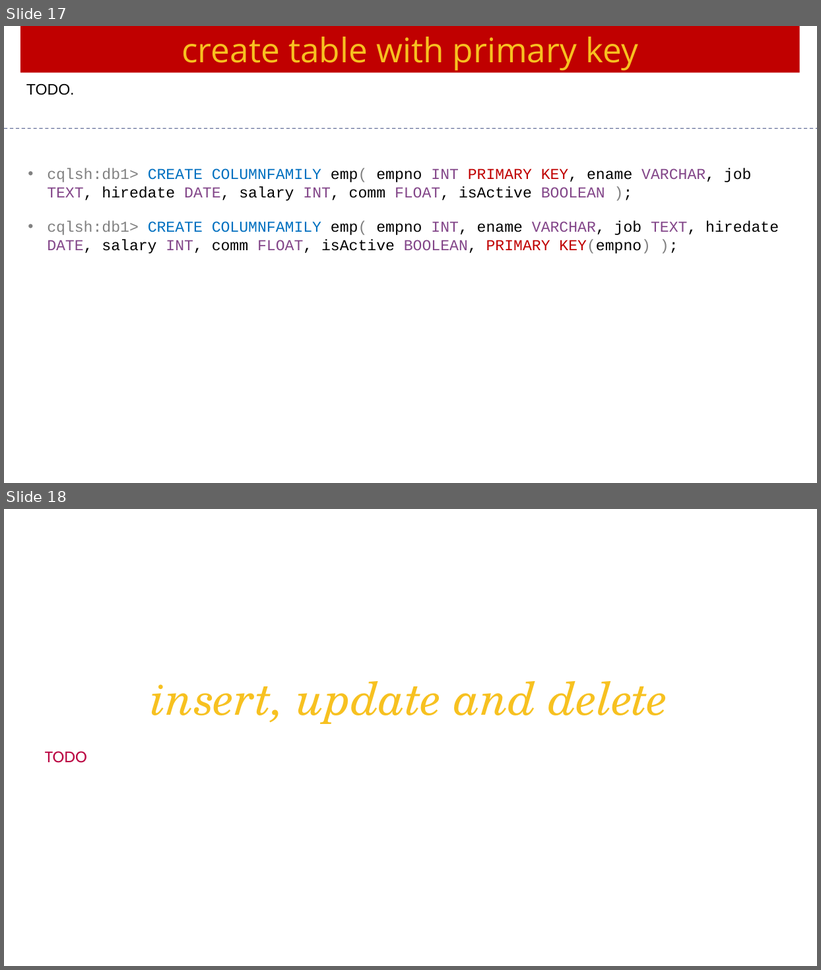
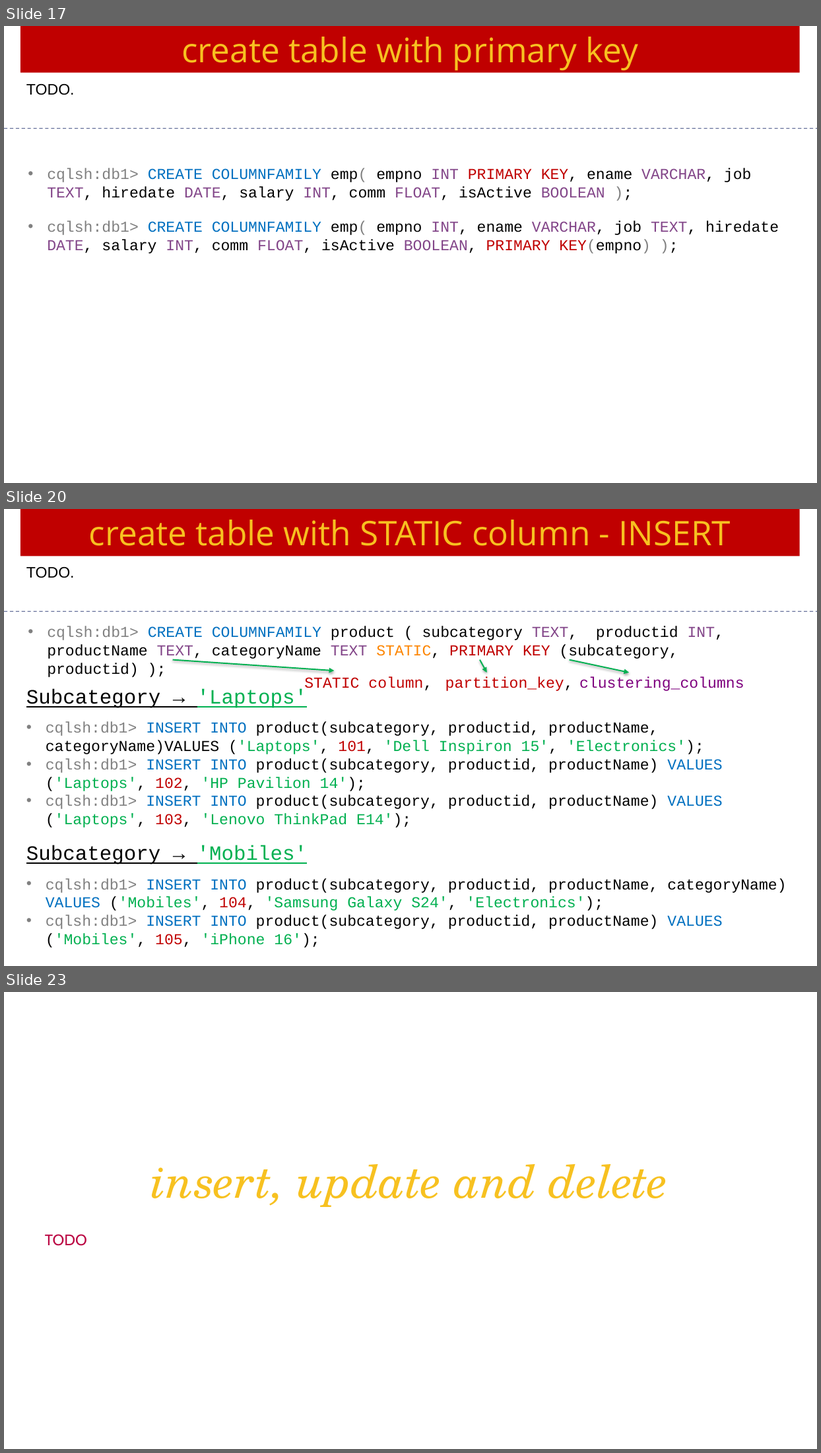
Before and after one commit to Saleel-Bagde/PPT-s, a slide deck: Cassandra Ver3.pptx. Shown one above the other, each under a label of ours: slides 17 and 18 before the commit, slides 17, 20 and 23 after it; the slides between them are not shown. The pictures are 821x970 and 821x1453 pixels, drawn with LibreOffice and Linux fonts; fonts in the diff are those of the drawing. Boxes give left, top, right and bottom in pixels: in the first picture for what was removed or moved away, otherwise in the second. Text is boxed around its words. In the diff, an @@ line names an element or a change of style, - is before the commit and + after.

```diff
--- a/Cassandra Ver3.pptx
+++ b/Cassandra Ver3.pptx
@@ slide 20 added at box(4, 509, 817, 966), background #FFFFFF @@
@@ rectangle added at box(20, 509, 800, 556), fill #C00000, 40 pt, text #F7C120 @@
+create table with STATIC column - INSERT
@@ text added at box(26, 567, 75, 578), 18 pt, text #000000 @@
+TODO.
@@ line added from (4, 611) to (817, 611), #6E78A0 0.99 pt dashed @@
@@ group added at box(47, 626, 745, 691): 4 texts, 3 arrows @@
+• cqlsh:db1> CREATE COLUMNFAMILY product ( subcategory TEXT, productid INT, productName TEXT, categoryName TEXT STATIC, PRIMARY KEY (subcategory, productid) );
+partition_key,
+clustering_columns
+STATIC column,
@@ text added at box(26, 689, 786, 948), 18 pt, text #000000 @@
+Subcategory → 'Laptops'
+• cqlsh:db1> INSERT INTO product(subcategory, productid, productName, categoryName)VALUES ('Laptops', 101, 'Dell Inspiron 15', 'Electronics');
+• cqlsh:db1> INSERT INTO product(subcategory, productid, productName) VALUES ('Laptops', 102, 'HP Pavilion 14');
+• cqlsh:db1> INSERT INTO product(subcategory, productid, productName) VALUES ('Laptops', 103, 'Lenovo ThinkPad E14');
+Subcategory → 'Mobiles'
+• cqlsh:db1> INSERT INTO product(subcategory, productid, productName, categoryName) VALUES ('Mobiles', 104, 'Samsung Galaxy S24', 'Electronics');
+• cqlsh:db1> INSERT INTO product(subcategory, productid, productName) VALUES ('Mobiles', 105, 'iPhone 16');
@@ what was slide 18 is now slide 23 @@
```
Also in this commit, not shown: 2 slides changed, 3 other slides added, 1 slide removed.
